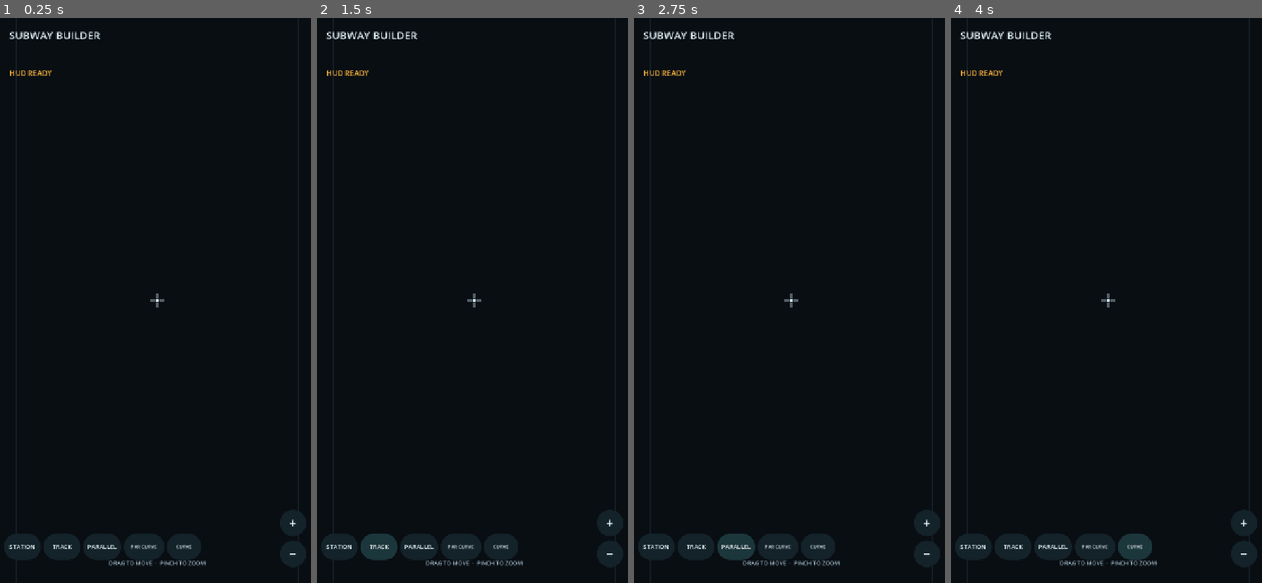
Above: before the commit, frames 1-4 (left to right).
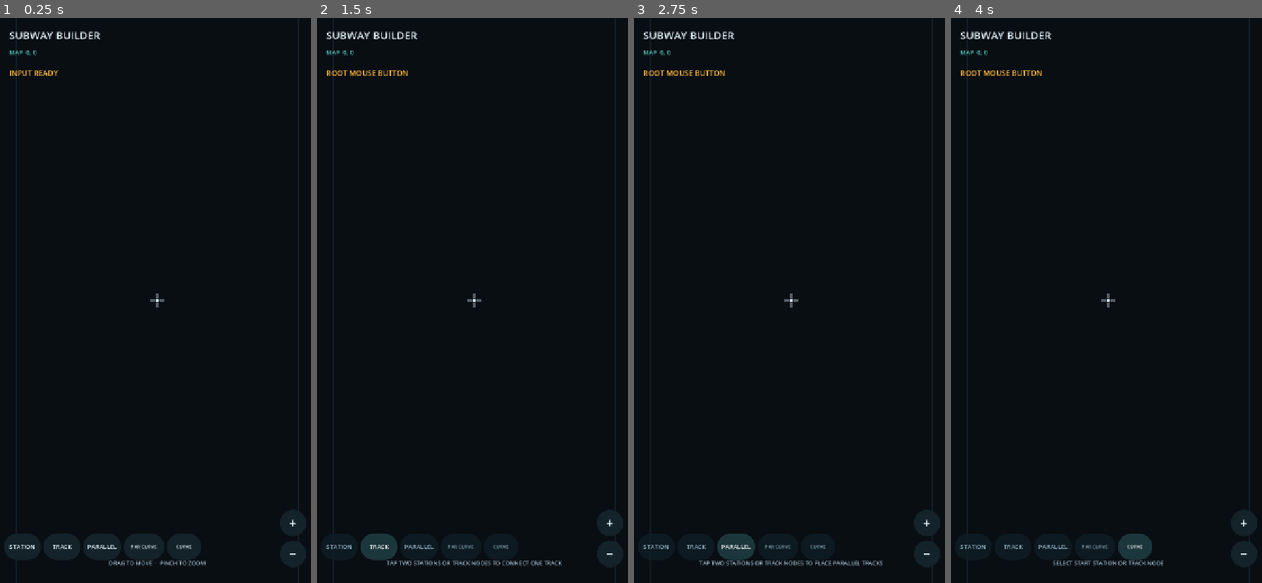
Above: after the commit, the same moments.

Repository: cccatm1950-glitch/Subway-builder-pe
Game: Godot game, scene res://scenes/main.tscn
Same seed, same stepped clock (60 frames per second), same inputs: the game is played once before the commit and once after it.
Inputs:
- Up to frame 1 (0.25 s): no input
- Up to frame 2 (1.5 s): click "STATION" at 0.5 s; click "TRACK" at 1.25 s
- Up to frame 3 (2.75 s): click "PARALLEL" at 2 s
- Up to frame 4 (4 s): click "PAR CURVE" at 2.75 s; click "CURVE" at 3.5 s

The runs differ from the first frame. In frame 1, 0.2% of the frame differs, in the area x 3-19%, y 5-11%; in frame 2, 0.7%; in frame 3, 0.7%, in the area x 3-81%, y 5-97%; in frame 4, 0.6%.
Error before the commit: Parse Error: Identifier "mouse_pointer_down" not declared in the current scope. (res://scripts/main.gd:86)

Commit message:
Restore mouse pointer state declarations for input handler

Diff:
--- a/scripts/main.gd
+++ b/scripts/main.gd
@@ -47,6 +47,10 @@
 var curve_handle_touch_index := -1
 var editing_curve_index := -1
 var editing_parallel_curve_index := -1
+var mouse_pointer_down := false
+var mouse_pointer_last_position := Vector2.ZERO
+var mouse_pointer_start := Vector2.ZERO
+var mouse_pointer_dragged := false
 
 func _ready() -> void:
 	# Diagnostic checkpoint: prove the Main scene's _ready reached execution.
